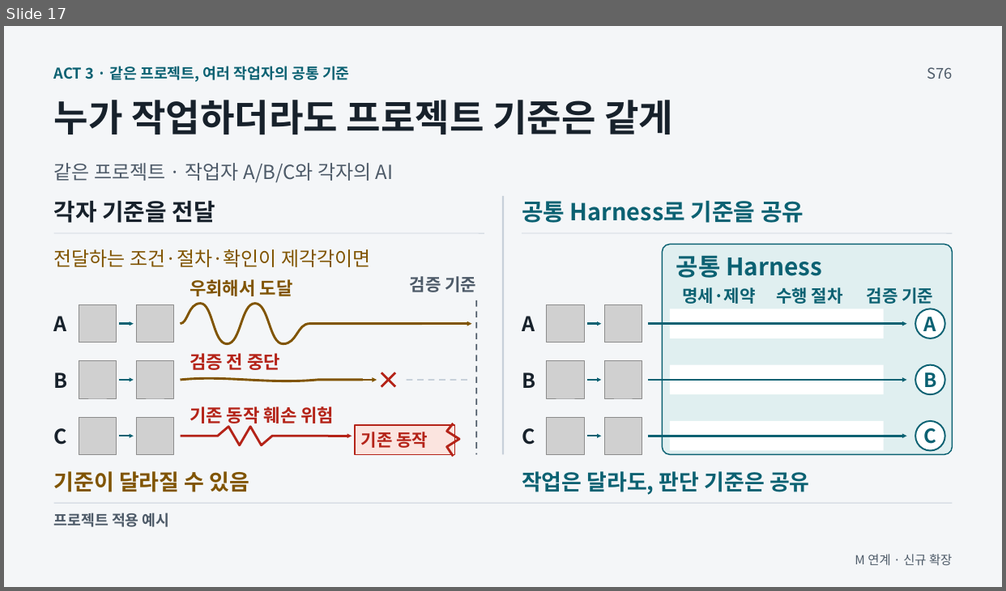
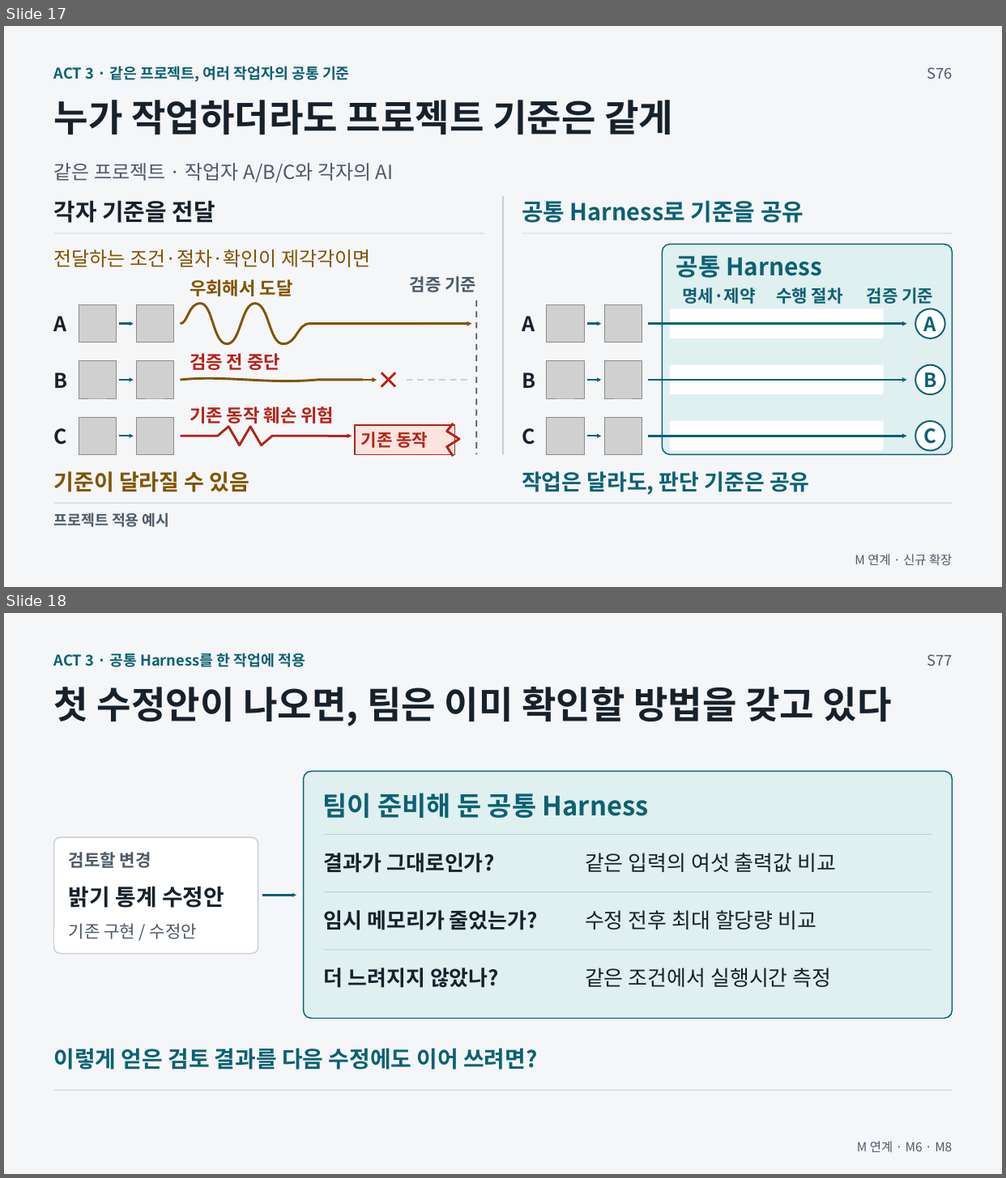
Before and after one commit to GideokKim/ai-dev-training, a slide deck: production/ACT_3.pptx. Shown one above the other, each under a label of ours: slide 17 before the commit, slides 17 and 18 after it. The pictures are 1006x591 and 1006x1178 pixels, drawn with LibreOffice and Linux fonts; fonts in the diff are those of the drawing; grey boxes stand for pictures. Boxes give left, top, right and bottom in pixels: in the first picture for what was removed or moved away, otherwise in the second. Text is boxed around its words. In the diff, an @@ line names an element or a change of style, - is before the commit and + after.

Commit message:
feat(slides): show the shared harness reviewing a change
Close ACT 3 with the checks the team can already apply to a candidate.
Pair each review question with its method before asking how to reuse
the findings in the next revision.

```diff
--- a/production/ACT_3.pptx
+++ b/production/ACT_3.pptx
@@ slide 18 added at bbox=[4, 613, 1002, 1174], background #F4F6F8 @@
@@ text added at bbox=[54, 653, 305, 667], 14.2 pt, text #0B6172, bold @@
+ACT 3 · 공통 Harness를 한 작업에 적용
@@ text added at bbox=[927, 654, 952, 666], 14.2 pt, text #4D5A68 @@
+S77
@@ text added at bbox=[54, 687, 892, 726], 36 pt, text #17212B, bold @@
+첫 수정안이 나오면, 팀은 이미 확인할 방법을 갖고 있다
@@ rounded rectangle added at bbox=[304, 771, 953, 1018], fill #E0EFF0, outline #0B6172 1.13 pt @@
@@ text added at bbox=[323, 793, 649, 818], 25.5 pt, text #0B6172, bold @@
+팀이 준비해 둔 공통 Harness
@@ rounded rectangle added at bbox=[54, 837, 258, 954], fill #FFFFFF, outline #C7D0DA 1.13 pt @@
@@ text added at bbox=[69, 852, 151, 868], 16.5 pt, text #4D5A68, bold @@
+검토할 변경
@@ line added from (324, 835) to (932, 835), #BAD1D4 0.75 pt @@
@@ text added at bbox=[324, 853, 494, 873], 20.2 pt, text #17212B, bold @@
+결과가 그대로인가?
@@ text added at bbox=[585, 853, 837, 872], 20.2 pt, text #17212B @@
+같은 입력의 여섯 출력값 비교
@@ text added at bbox=[69, 886, 224, 908], 21.8 pt, text #17212B, bold @@
+밝기 통계 수정안
@@ arrow added from (262, 895) to (296, 895), #0B6172 1.88 pt @@
@@ line added from (324, 892) to (932, 892), #BAD1D4 0.75 pt @@
@@ text added at bbox=[69, 923, 197, 939], 16.5 pt, text #4D5A68 @@
+기존 구현 / 수정안
@@ text added at bbox=[324, 910, 538, 931], 20.2 pt, text #17212B, bold @@
+임시 메모리가 줄었는가?
@@ text added at bbox=[585, 910, 817, 930], 20.2 pt, text #17212B @@
+수정 전후 최대 할당량 비교
@@ line added from (324, 950) to (932, 950), #BAD1D4 0.75 pt @@
@@ text added at bbox=[324, 968, 499, 988], 20.2 pt, text #17212B, bold @@
+더 느려지지 않았나?
@@ text added at bbox=[585, 968, 832, 987], 20.2 pt, text #17212B @@
+같은 조건에서 실행시간 측정
@@ text added at bbox=[54, 1048, 537, 1070], 21.8 pt, text #0B6172, bold @@
+이렇게 얻은 검토 결과를 다음 수정에도 이어 쓰려면?
@@ line added from (54, 1091) to (953, 1091), #C7D0DA 0.75 pt @@
@@ text added at bbox=[857, 1141, 952, 1152], 12 pt, text #4D5A68 @@
+M 연계 · M6 · M8
```
Also in this commit, not shown: 1 slide removed, 27 other files.
